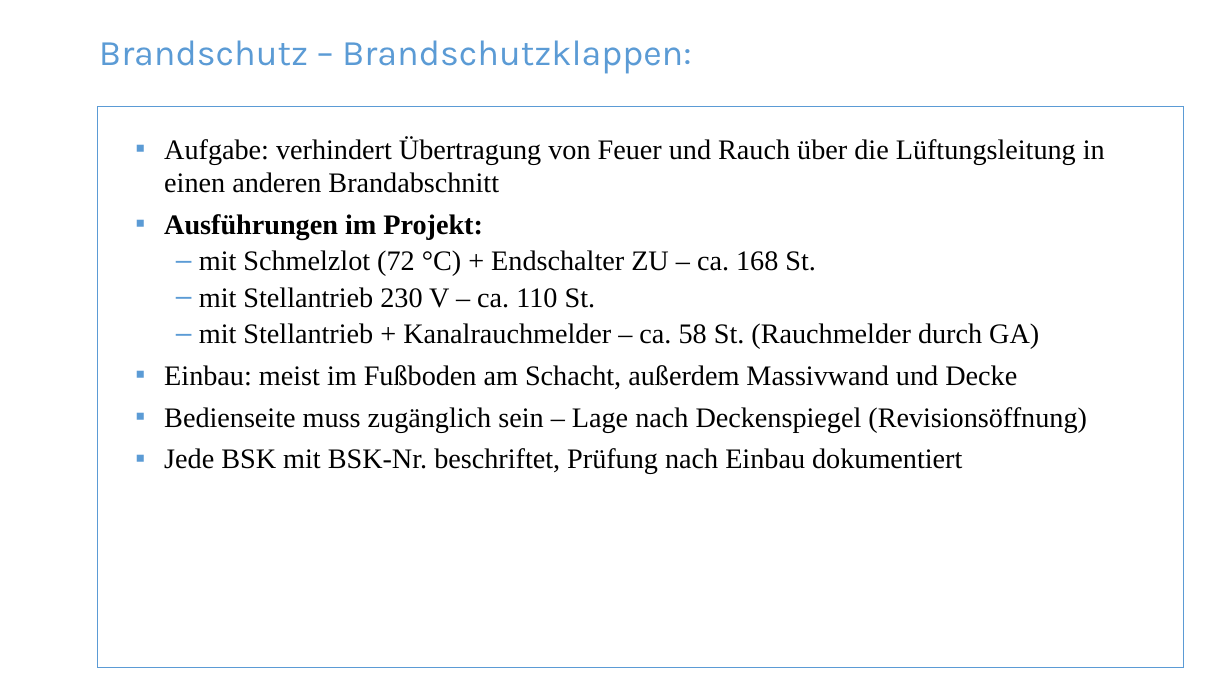
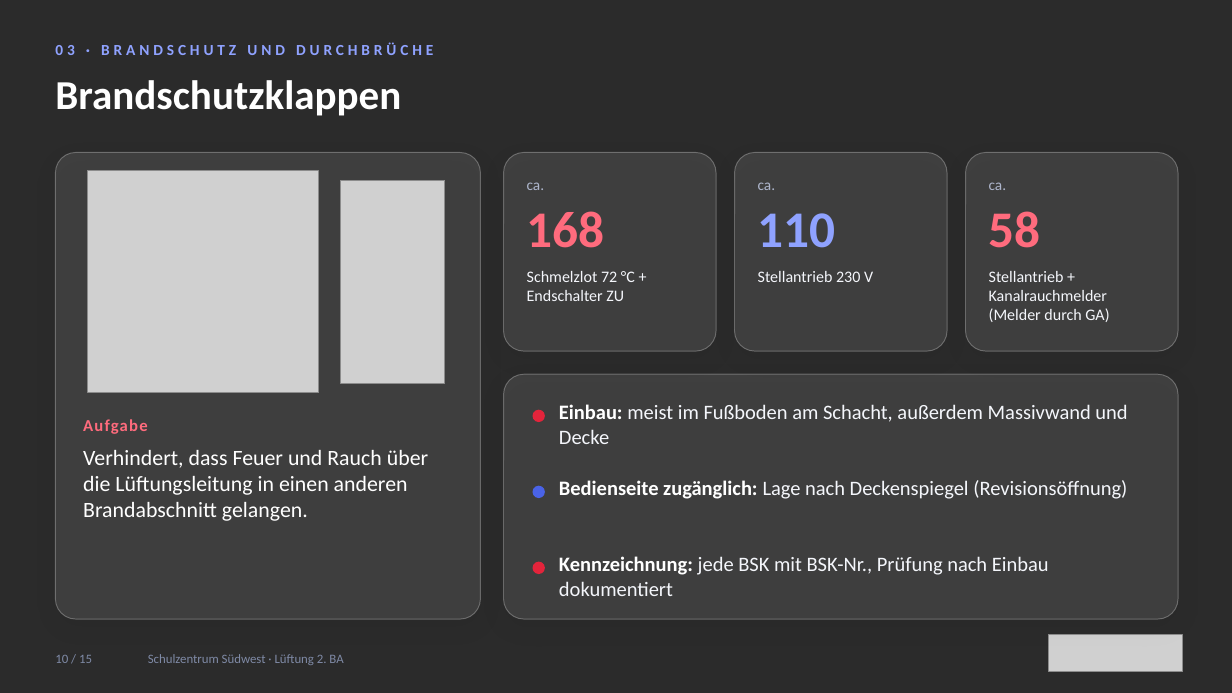
Before and after one commit to notkonsti/Pptx-for-School, a slide deck: slide 10 of Praesentation_AP2_Schulzentrum_Suedwest.pptx (slide 9 before the commit). Drawn at 1232x693 pixels with LibreOffice and Linux fonts; fonts in the diff are those of the drawing; grey boxes stand for pictures; background and template pictures are left out; a plain dark background stands for a picture behind light text. Boxes give left, top, right and bottom in pixels: in the first picture for what was removed or moved away, otherwise in the second. Text is boxed around its words. In the diff, an @@ line names an element or a change of style, - is before the commit and + after.

```diff
--- a/Praesentation_AP2_Schulzentrum_Suedwest.pptx
+++ b/Praesentation_AP2_Schulzentrum_Suedwest.pptx
@@ background #FFFFFF to picture (left out) @@
@@ text added at box(55, 42, 433, 55), 12 pt, text #8FA2FF, bold @@
+03 · BRANDSCHUTZ UND DURCHBRÜCHE
@@ text at box(55, 80, 401, 116): text changed; size 28 to 32 pt; font Karla to Calibri; text colour #5B9BD5 to #FFFFFF; bold on @@
-Brandschutz – Brandschutzklappen:
+Brandschutzklappen
@@ text "Brandschutzklappen" at box(55, 80, 401, 116): vertical alignment top to middle @@
@@ rectangle removed at box(97, 107, 1184, 668) @@
@@ text removed at box(164, 137, 1105, 473) @@
-▪ Aufgabe: verhindert Übertragung von Feuer und Rauch über die Lüftungsleitung in einen anderen Brandabschnitt
-▪ Ausführungen im Projekt:
-  – mit Schmelzlot (72 °C) + Endschalter ZU – ca. 168 St.
-  – mit Stellantrieb 230 V – ca. 110 St.
-  – mit Stellantrieb + Kanalrauchmelder – ca. 58 St. (Rauchmelder durch GA)
-▪ Einbau: meist im Fußboden am Schacht, außerdem Massivwand und Decke
-▪ Bedienseite muss zugänglich sein – Lage nach Deckenspiegel (Revisionsöffnung)
-▪ Jede BSK mit BSK-Nr. beschriftet, Prüfung nach Einbau dokumentiert
@@ rounded rectangle added at box(55, 152, 481, 619), fill #FFFFFF at 10% opacity, outline #FFFFFF 0.75 pt @@
@@ picture added at box(88, 171, 319, 393) @@
@@ rounded rectangle added at box(504, 152, 716, 351), fill #FFFFFF at 10% opacity, outline #FFFFFF 0.75 pt @@
@@ rounded rectangle added at box(735, 152, 947, 351), fill #FFFFFF at 10% opacity, outline #FFFFFF 0.75 pt @@
@@ rounded rectangle added at box(966, 152, 1178, 351), fill #FFFFFF at 10% opacity, outline #FFFFFF 0.75 pt @@
@@ picture added at box(340, 180, 445, 384) @@
@@ text added at box(527, 182, 545, 190), 12 pt, text #AEB6CC @@
+ca.
@@ text added at box(758, 182, 776, 190), 12 pt, text #AEB6CC @@
+ca.
@@ text added at box(989, 182, 1007, 190), 12 pt, text #AEB6CC @@
+ca.
@@ text added at box(527, 211, 605, 248), 40 pt, text #FF6B7D, bold @@
+168
@@ text added at box(758, 213, 836, 248), 40 pt, text #8FA2FF, bold @@
+110
@@ text added at box(989, 211, 1041, 248), 40 pt, text #FF6B7D, bold @@
+58
@@ text added at box(527, 271, 635, 301), 12.5 pt, text #F4F6FB @@
+Schmelzlot 72 °C + Endschalter ZU
@@ text added at box(758, 271, 873, 282), 12.5 pt, text #F4F6FB @@
+Stellantrieb 230 V
@@ text added at box(989, 271, 1109, 322), 12.5 pt, text #F4F6FB @@
+Stellantrieb + Kanalrauchmelder (Melder durch GA)
@@ rounded rectangle added at box(504, 374, 1178, 619), fill #FFFFFF at 10% opacity, outline #FFFFFF 0.75 pt @@
@@ text added at box(83, 419, 148, 434), 13 pt, text #FF6B7D, bold @@
+Aufgabe
@@ ellipse added at box(533, 410, 544, 421), fill #E3243B, outline #E3243B 1 pt @@
@@ text added at box(559, 404, 1127, 444), 16 pt, text #F4F6FB @@
+Einbau: meist im Fußboden am Schacht, außerdem Massivwand und Decke
@@ text added at box(83, 450, 428, 521), 17 pt, text #FFFFFF @@
+Verhindert, dass Feuer und Rauch über die Lüftungsleitung in einen anderen Brandabschnitt gelangen.
@@ ellipse added at box(533, 486, 544, 497), fill #4A63E7, outline #4A63E7 1 pt @@
@@ text added at box(559, 480, 1127, 499), 16 pt, text #F4F6FB @@
+Bedienseite zugänglich: Lage nach Deckenspiegel (Revisionsöffnung)
@@ ellipse added at box(533, 563, 544, 574), fill #E3243B, outline #E3243B 1 pt @@
@@ text added at box(559, 556, 1049, 596), 16 pt, text #F4F6FB @@
+Kennzeichnung: jede BSK mit BSK-Nr., Prüfung nach Einbau dokumentiert
@@ text added at box(55, 655, 92, 663), 10 pt, text #7F8AA6 @@
+10 / 15
@@ text added at box(148, 654, 343, 665), 10 pt, text #7F8AA6 @@
+Schulzentrum Südwest · Lüftung 2. BA
@@ picture added at box(1049, 635, 1183, 672) @@
```
Also in this commit, not shown: 12 other slides changed, 2 slides added, 1 slide removed.
